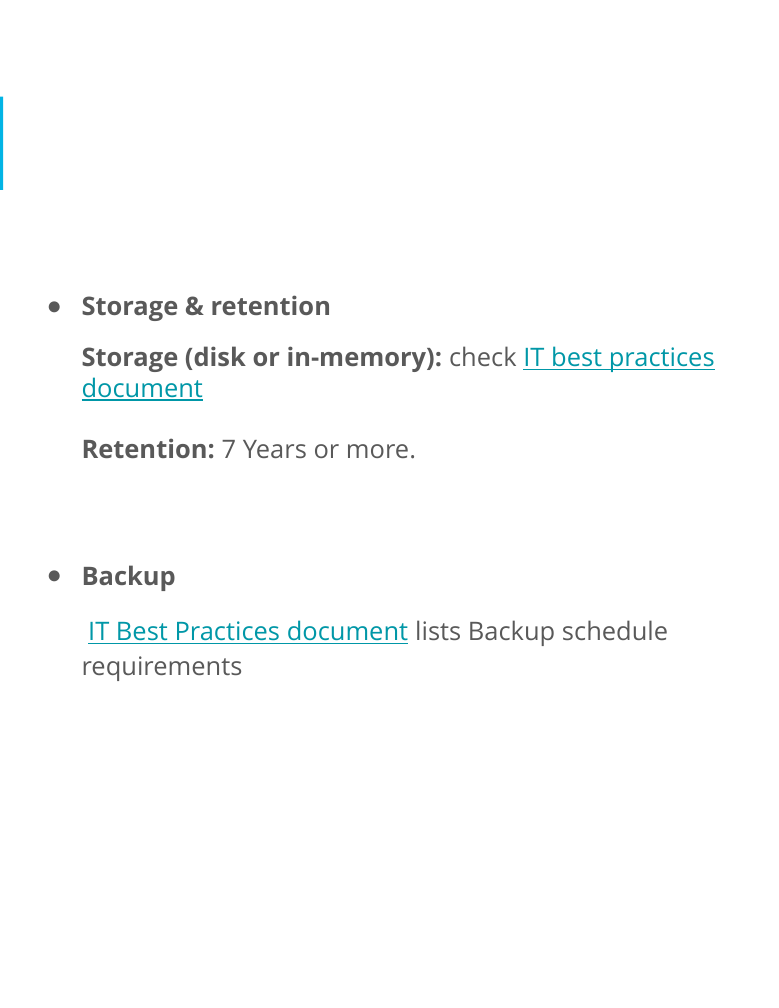
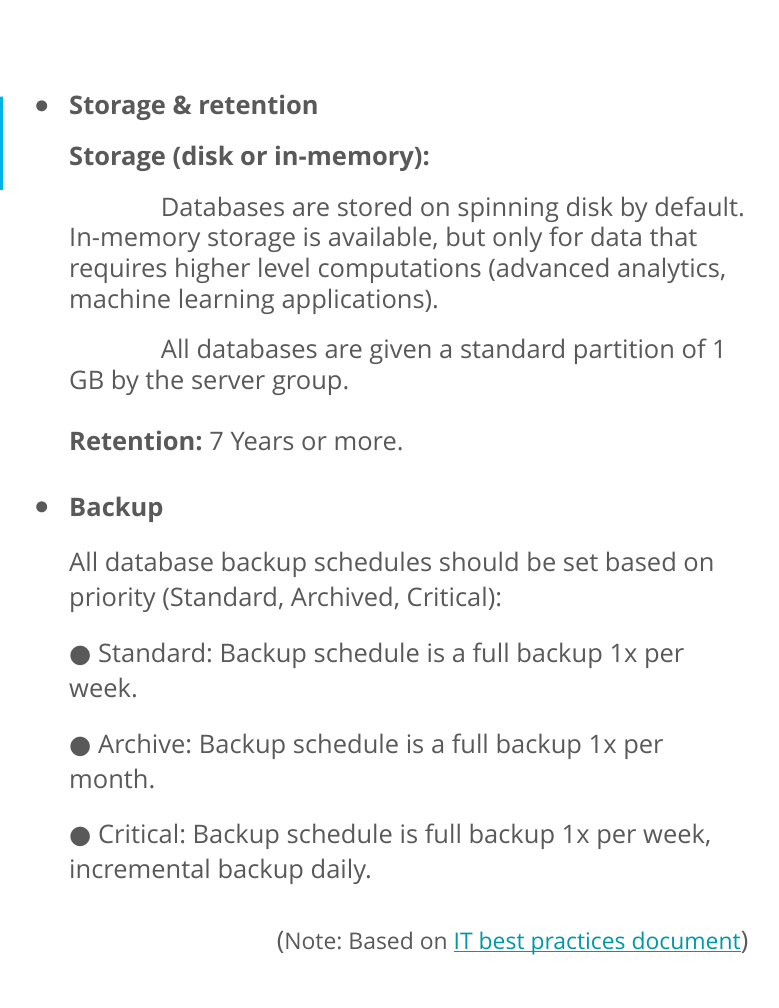
Before and after one commit to its-developer-hub/HR-Database-in-PostgreSQL, a slide deck: slide 13 of Project_Documents/Proposal Document.pptx. Drawn at 779x1008 pixels with LibreOffice and Linux fonts; fonts in the diff are those of the drawing. Boxes give left, top, right and bottom in pixels: in the first picture for what was removed or moved away, otherwise in the second. Text is boxed around its words. In the diff, an @@ line names an element or a change of style, - is before the commit and + after.

```diff
--- a/Project_Documents/Proposal Document.pptx
+++ b/Project_Documents/Proposal Document.pptx
@@ text "Storage & retention": place and size @@
-text "Storage & retention" at box(82, 295, 715, 681)
+text "Storage & retention" at box(69, 94, 745, 884)
@@ text at box(69, 145, 745, 395): text changed @@
-Storage (disk or in-memory): check IT best practices document
+Storage (disk or in-memory):
+Databases are stored on spinning disk by default. In-memory storage is available, but only for data that requires higher level computations (advanced analytics, machine learning applications).
+All databases are given a standard partition of 1 GB by the server group.
@@ text at box(69, 551, 714, 884): text changed @@
-IT Best Practices document lists Backup schedule requirements
+All database backup schedules should be set based on priority (Standard, Archived, Critical):
+● Standard: Backup schedule is a full backup 1x per week.
+● Archive: Backup schedule is a full backup 1x per month.
+● Critical: Backup schedule is full backup 1x per week, incremental backup daily.
+(Note: Based on IT best practices document)
```
Also in this commit, not shown: 1 other slide changed.
